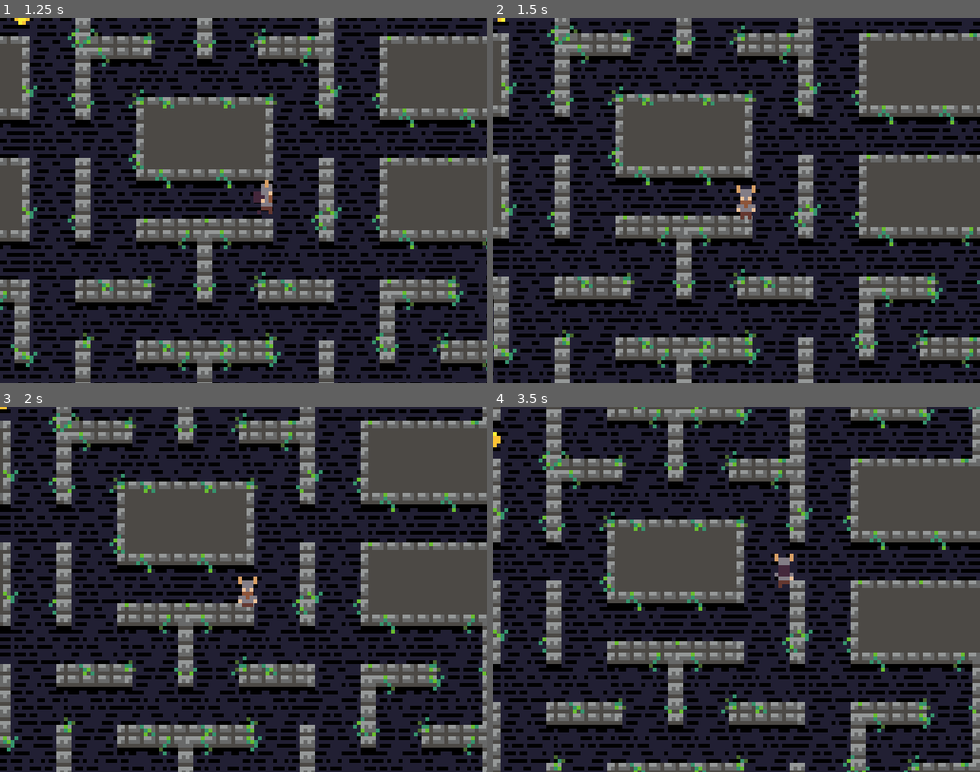
Above: before the commit, frames 1-4 (two rows, left to right).
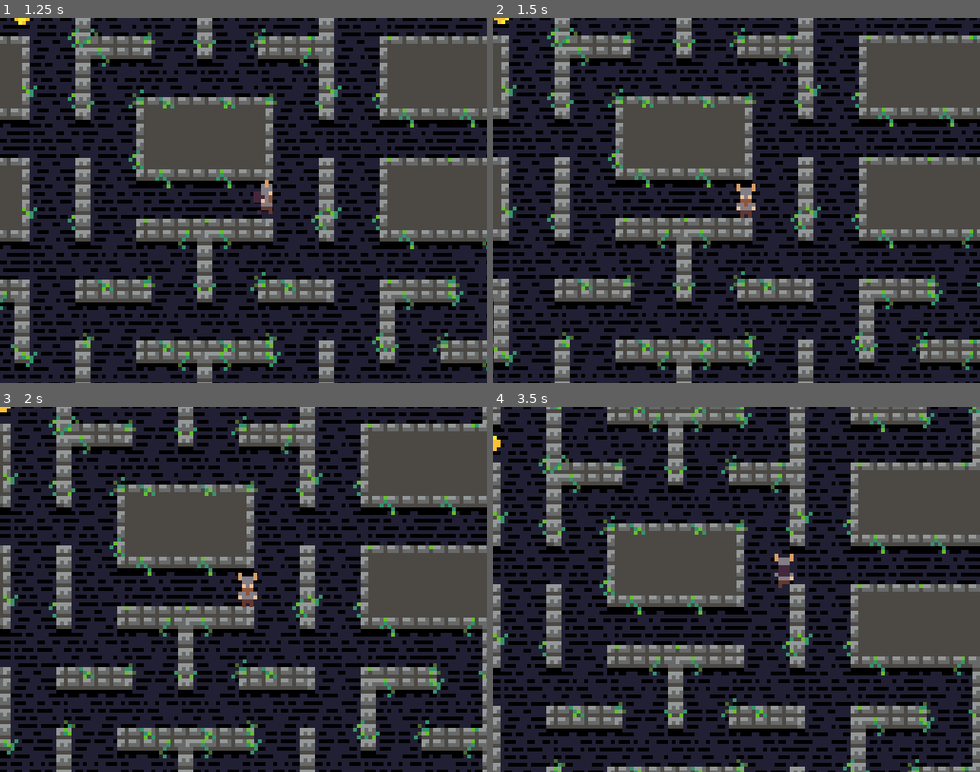
Above: after the commit, the same moments.

Repository: mattdibi/pac-viking
Game: Godot game, scene res://Main.tscn
The game is run twice, just before and just after one commit, with the same random seed, the same clock (stepped at 60 frames per second) and the same inputs.
Inputs:
- Up to frame 1 (1.25 s): hold Right (ui_right) from 0.53 s (still down)
- Up to frame 2 (1.5 s): release Right (ui_right) at 1.28 s; hold Down (ui_down) from 1.28 s (still down)
- Up to frame 3 (2 s): keep holding Down (ui_down)
- Up to frame 4 (3.5 s): release Down (ui_down) at 2.03 s; hold Right (ui_right) 2.03-2.78 s; hold Up (ui_up) from 2.78 s (still down)

Frame 1 is identical in both runs. In frame 2, 33% of the frame differs, in the area x 0-100%, y 0-100%; in frame 3, 44%; in frame 4, 55%.

Commit message:
Updated Player collision

Diff:
--- a/Player.tscn
+++ b/Player.tscn
@@ -74,7 +74,7 @@
 } ]
 
 [sub_resource type="RectangleShape2D" id=2]
-extents = Vector2( 24.9467, 34.9368 )
+extents = Vector2( 24.9467, 44.6739 )
 
 [node name="Player" type="KinematicBody2D"]
 script = ExtResource( 13 )
